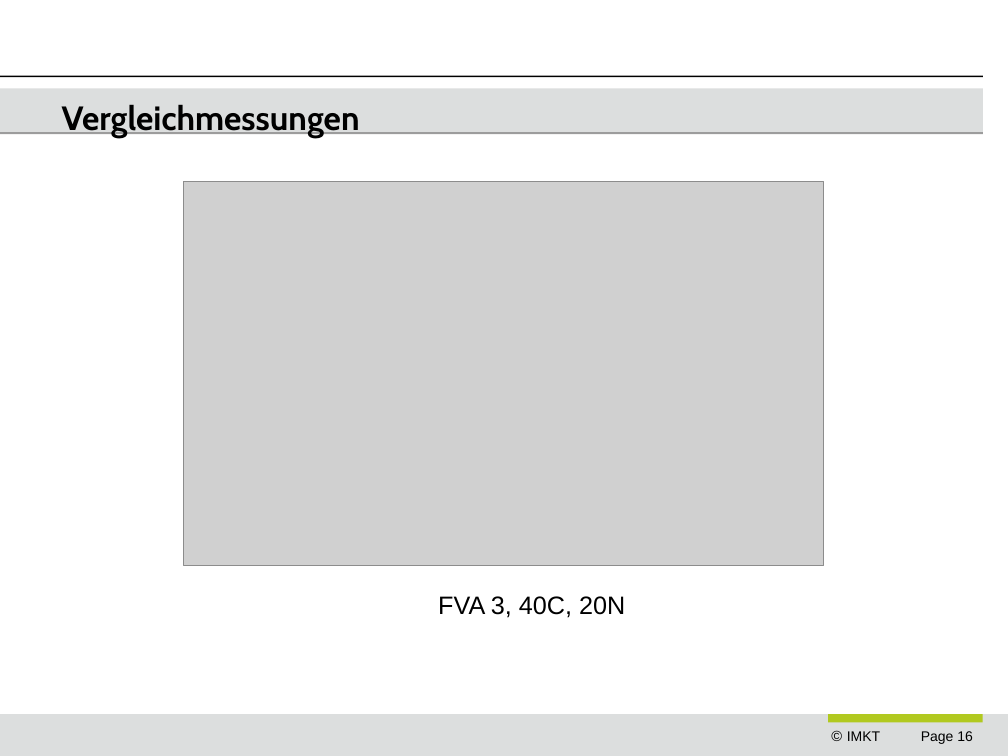
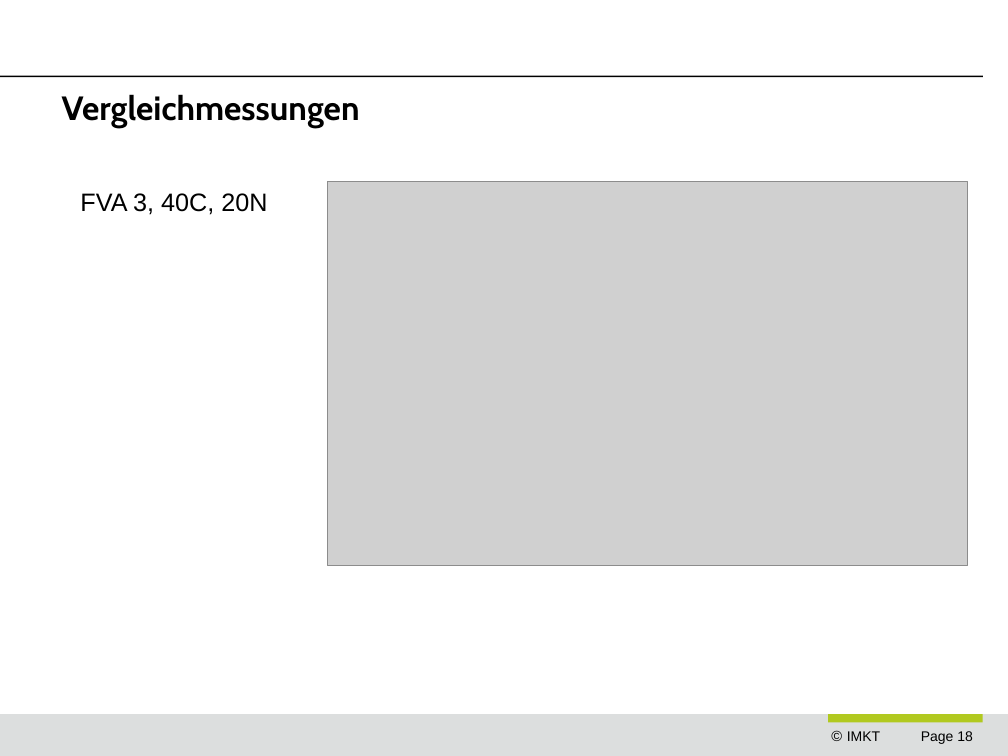
Before and after one commit to ngocminhdao88/dao_masterarbeit, a slide deck: slide 18 of presentations/dao_end_prezi.odp (slide 16 before the commit). Drawn at 1008x756 pixels with LibreOffice and Linux fonts; fonts in the diff are those of the drawing; grey boxes stand for pictures; background and template pictures are left out. Boxes give left, top, right and bottom in pixels: in the first picture for what was removed or moved away, otherwise in the second. Text is boxed around its words. In the diff, an @@ line names an element or a change of style, - is before the commit and + after.

Commit message:
added some picture to the end presentation

```diff
--- a/presentations/dao_end_prezi.odp
+++ b/presentations/dao_end_prezi.odp
@@ rounded rectangle removed at <box>0,89,983,132</box> @@
@@ title "Vergleichmessungen": place and size @@
-title "Vergleichmessungen" at <box>62,104,360,138</box>
+title "Vergleichmessungen" at <box>62,94,360,128</box>
@@ text "FVA 3, 40C, 20N": place and size @@
-text "FVA 3, 40C, 20N" at <box>438,596,625,618</box>
+text "FVA 3, 40C, 20N" at <box>80,193,267,215</box>
@@ picture: place and size @@
-picture at <box>184,181,825,565</box>
+picture at <box>328,181,968,565</box>
```
Also in this commit, not shown: 17 other slides changed, 4 slides added, 2 slides removed, 3 other files.
